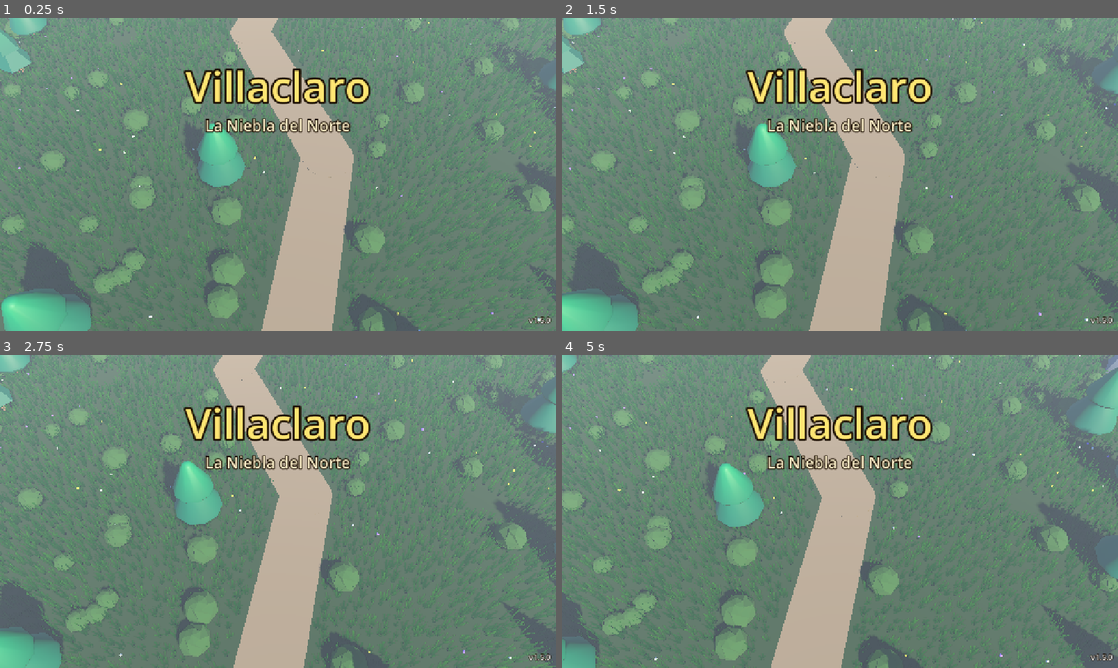
Above: before the commit, frames 1-4 (two rows, left to right).
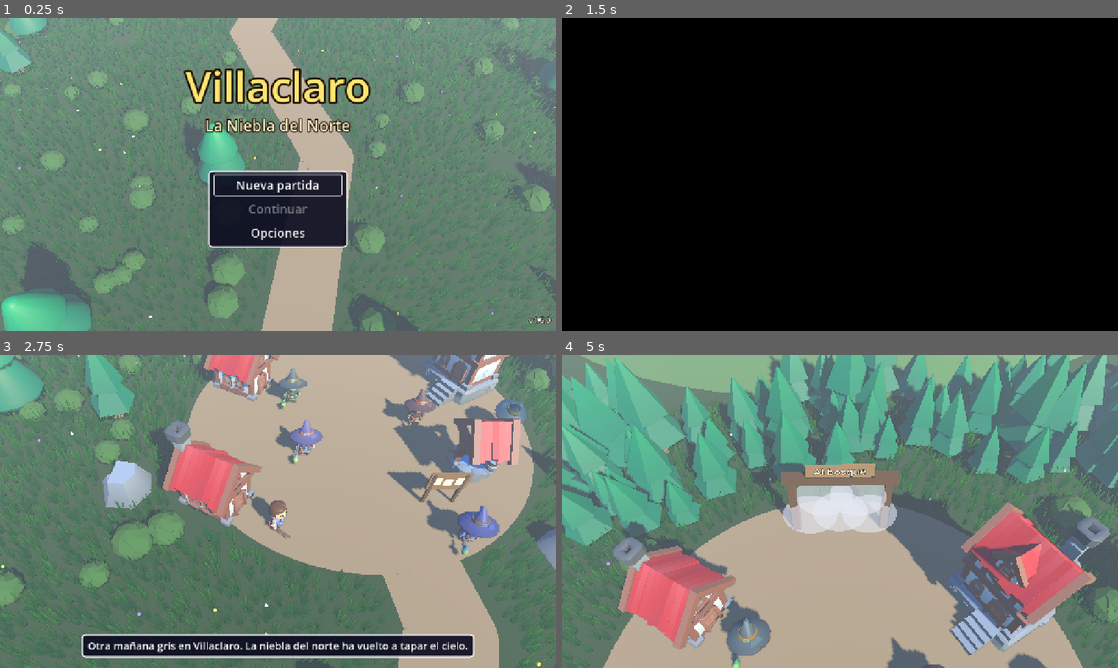
Above: after the commit, the same moments.

Repository: apergas/rpg-turnos
Game: Godot game, scene res://scenes/title/title.tscn
Same seed, same stepped clock (60 frames per second), same inputs: the game is played once before the commit and once after it.
Inputs (mouse positions are in pixels of both pictures, inside the frame that each line leads up to):
- Up to frame 1 (0.25 s): no input
- Up to frame 2 (1.5 s): tap Enter (accept) at 0.5, 0.6 s; move the mouse to (962, 158) at 0.52 s; hold D (move_right) 0.53-1.25 s; click (962, 158) at 0.67 s; tap Space at 0.77, 1.07 s; click (840, 146) at 1.25 s, where only the run after the commit has a clickable "Normal"
- Up to frame 3 (2.75 s): drag from (166, 527) to (250, 574) at 2.02 s
- Up to frame 4 (5 s): move the mouse to (895, 442) at 2.77 s; hold D (move_right) 2.78-3.5 s; tap Keypad Enter at 2.85 s; drag from (812, 574) to (673, 464) at 3.52 s; move the mouse to (1006, 558) at 4.27 s; hold A (move_left) from 4.28 s (still down); tap Ctrl at 4.35 s; tap Space at 4.52, 4.82 s

The runs differ from the first frame. In frame 1, 6.2% of the frame differs, in the area x 37-63%, y 48-74%; in frame 2, 100%, in the area x 0-100%, y 0-100%; in frame 3, 67%; in frame 4, 76%.
Error before the commit: Parse Error: Expected new line after "\". (res://scripts/battle/battle_scene.gd:240)

Commit message:
Fix broken line continuations

Diff:
--- a/scripts/battle/battle_engine.gd
+++ b/scripts/battle/battle_engine.gd
@@ -191,7 +191,8 @@
 				return "PV al máximo"
 		CMD_ITEM:
 			var why := inventory.problem(cmd.item, hero, true)
-			if why == "" and _wake_guard \n					and Inventory.ITEMS[cmd.item].effect == Inventory.EFFECT_WAKE_GUARD:
+			if why == "" and _wake_guard \
+					and Inventory.ITEMS[cmd.item].effect == Inventory.EFFECT_WAKE_GUARD:
 				return GUARDED_REASON
 			return why
 		CMD_FLEE:
@@ -500,7 +501,8 @@
 ## it rises at once with that phase's stats (cured, its charge forgotten).
 func _fall(who: int, events: Array[Dictionary]) -> void:
 	var fighter := _fighter(who)
-	if who == BattleEvent.HERO and not _revived \n			and inventory.count(Inventory.PHOENIX) > 0:
+	if who == BattleEvent.HERO and not _revived \
+			and inventory.count(Inventory.PHOENIX) > 0:
 		_revive(events)
 		return
 	if who == BattleEvent.HERO or fighter.next_phase == null:
@@ -551,7 +553,8 @@
 ## True if status can't take target because of the Despertador: the hero, standing,
 ## guarded, and the status is sleep.
 func _guarded(target: int, status: String) -> bool:
-	return target == BattleEvent.HERO and status == SLEEP and _wake_guard \n		and hero.is_alive()
+	return target == BattleEvent.HERO and status == SLEEP and _wake_guard \
+		and hero.is_alive()
 
 
 ## Poison hurts, sleepers may wake up and silence counts down.
--- a/scripts/battle/battle_scene.gd
+++ b/scripts/battle/battle_scene.gd
@@ -237,7 +237,8 @@
 func _ambush_text(hero_side: bool) -> String:
 	var alive := engine.alive_enemies()
 	if alive.size() > 1:
-		return "¡Pillas desprevenidos a los monstruos!" if hero_side \n			else "¡Los monstruos te atacan por sorpresa!"
+		return "¡Pillas desprevenidos a los monstruos!" if hero_side \
+			else "¡Los monstruos te atacan por sorpresa!"
 	var foe := engine.enemies[alive[0]]
 	if hero_side:
 		return "¡Pillas desprevenid%s %s!" % [_ending(foe), _to(foe)]
